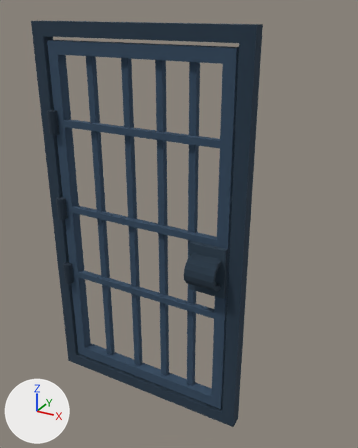
One commit to the FBX model where-is-nowhere/Assets/Game/___Chapters/awakening/__RESOURCES__/gate.fbx: the scene before it, then after it.
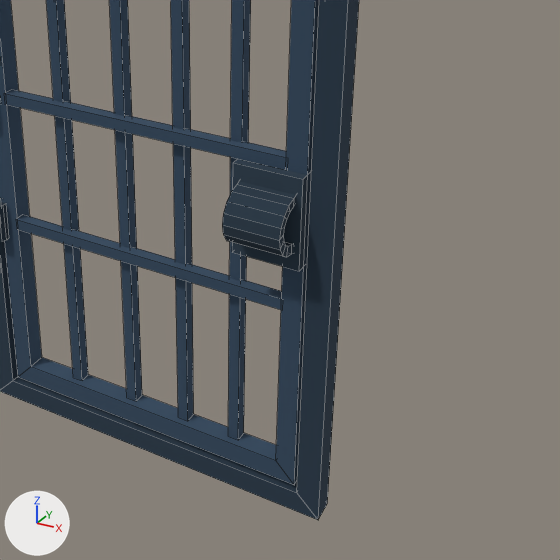
Old and new are each drawn whole from a 50 mm camera at (2.86, -2.93, 3.2) aimed at (1.25, -0.01, 1.73) and again close up on the part from 19% to 100% of the width and 35% to 100% of the height. The axes (+X, +Y, +Z) are drawn at lower left. The lights are the same throughout. The close-ups show mesh edges as thin lines. Where no turn or scale is listed for an object, it has been applied to the vertices.

Objects in the first close-up: 'gate-door', 'gate-frame', 'gate-lock'.
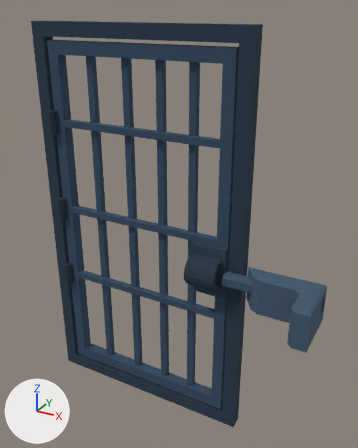
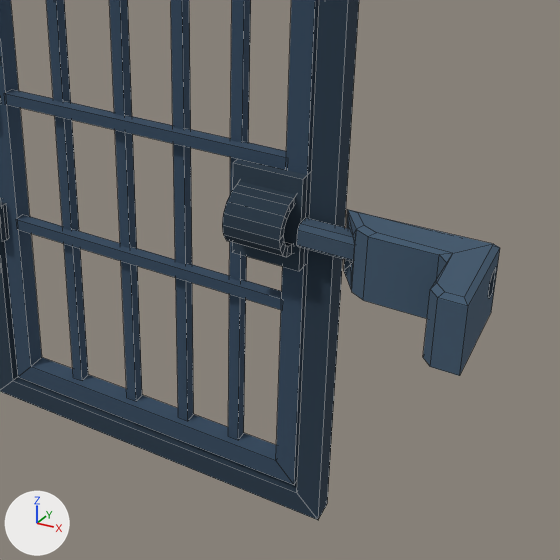
Where the change shows, as pixel boxes (x1, y1, x2, y2) in the close-ups (560 x 560 px):
'gate-lock-mechanism', added (blue)
    after: (344, 209, 500, 376)
'gate-lock-pipe', added (blue)
    after: (297, 218, 496, 293)

What the commit changed:
Mesh me_cube_007 is new.
It has 12 vertices, 8 faces and spans x -0.7..0.0, y 0.0..0.07, z 0.0..0.1.
It uses material mat_pallette_min_v1_7_5 (picture img_pallette_min_v1_7_5_png).
Mesh me_cube_006 is new.
It has 39 vertices, 38 faces and spans x -0.5..0.05, y -0.4..0.0, z -0.28..-0.002.
It uses material mat_pallette_min_v1_7_5 (picture img_pallette_min_v1_7_5_png).
Object 'gate-lock-pipe' (ob_gate_lock_pipe) is new; it shows me_cube_007.
Its location is (2.35, -0.1, 1.36).
Object 'gate-lock-mechanism' (ob_gate_lock_mechanism) is new; it shows me_cube_006.
Its location is (2.3, 0.0, 1.54).
